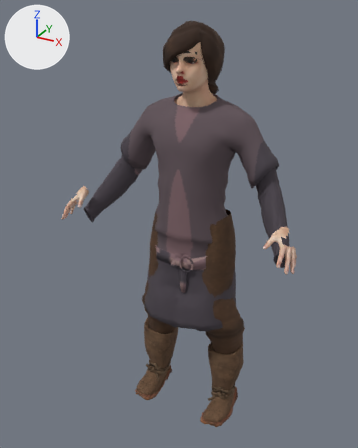
The glTF model apps/client/src/props/art-study/source-people/ada-travel-coat-motion.glb: old version first, new version second.
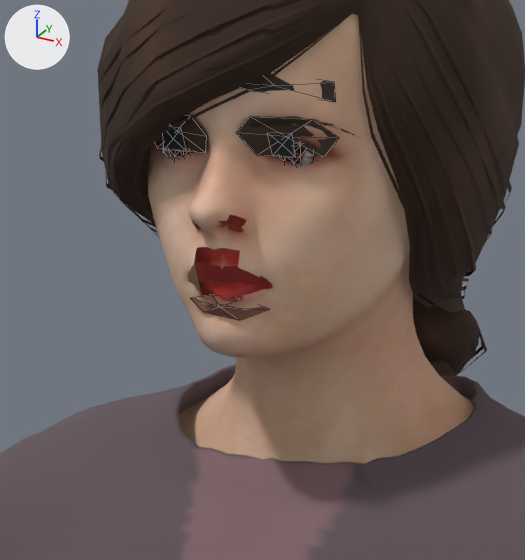
The first picture shows the older version from a camera (50 mm lens) standing at (0.958, -1.807, 1.901) and looking at (-0.042, 0.011, 0.993). The close-ups show the older and then the newer version on the part from 42% to 63% of the width and 9% to 27% of the height of that picture. Only the edits that show in the close-ups are written down. The axes (+X, +Y, +Z) are drawn at upper left. The lights are the same throughout. The close-ups show mesh edges as thin lines. Where no turn or scale is listed for an object, it has been applied to the vertices.

The first close-up shows 'Ada travel-coat', 'Ada travel-coat facial features', 'Ada travel-coat.braid01', 'Ada travel-coat.rehmanpolanski_viking_tunic' and 2 more.
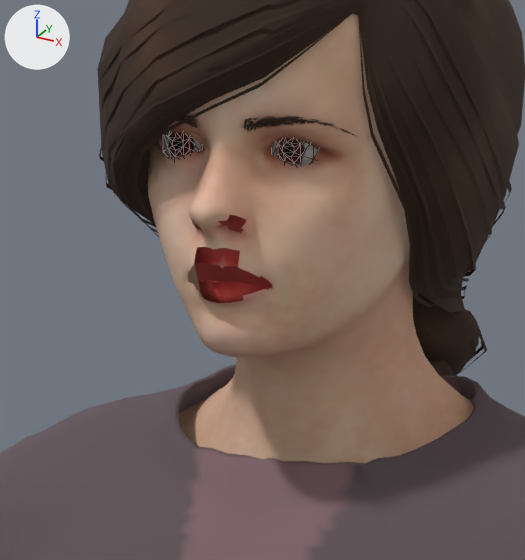
What differs and where, as boxes [x1, y1, x2, y2] in the close-ups (525 x 560 px):
'Ada travel-coat facial features', deleted
    before: [156, 73, 339, 320]
'Ada travel-coat.low-poly', unchanged, uncovered by the edit
    before: [163, 146, 314, 166]
    after: [163, 133, 319, 166]

Patch to the scene script:
```diff
--- a/apps/client/src/props/art-study/source-people/ada-travel-coat-motion.glb.py
+++ b/apps/client/src/props/art-study/source-people/ada-travel-coat-motion.glb.py
@@ ob_ada_travel_coat_facial_features @@
-ob_ada_travel_coat_facial_features = bpy.data.objects.new('Ada travel-coat facial features', me_ada_travel_coat_facial_features)
-ob_ada_travel_coat_facial_features.location = (0.0, 0.1041, 0.0148)
```
